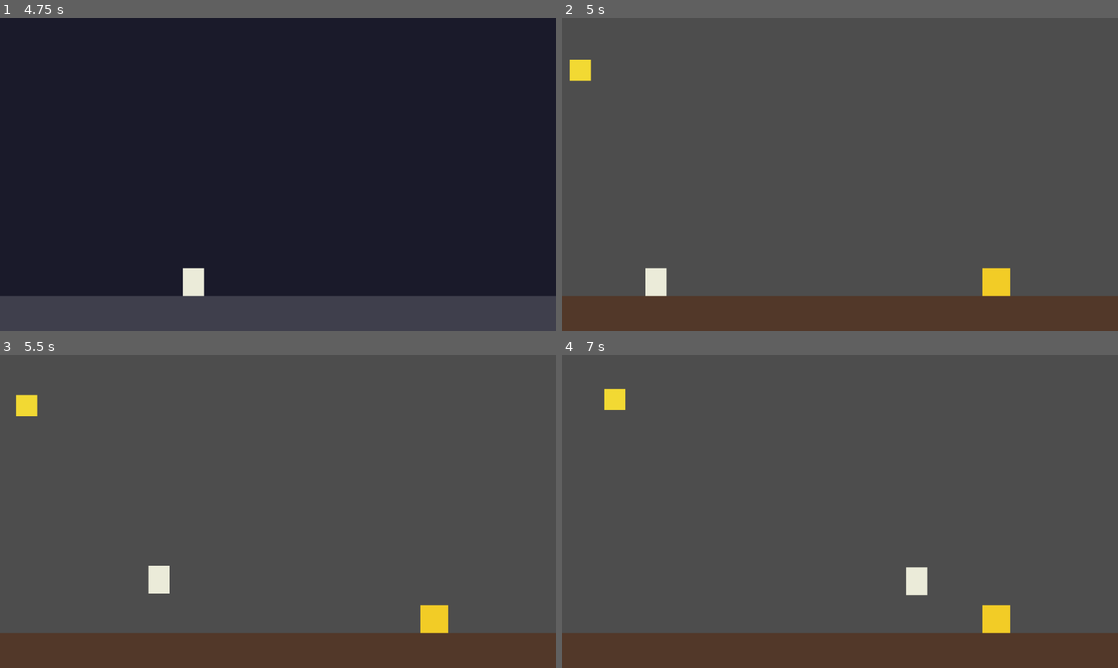
Above: before the commit, frames 1-4 (two rows, left to right).
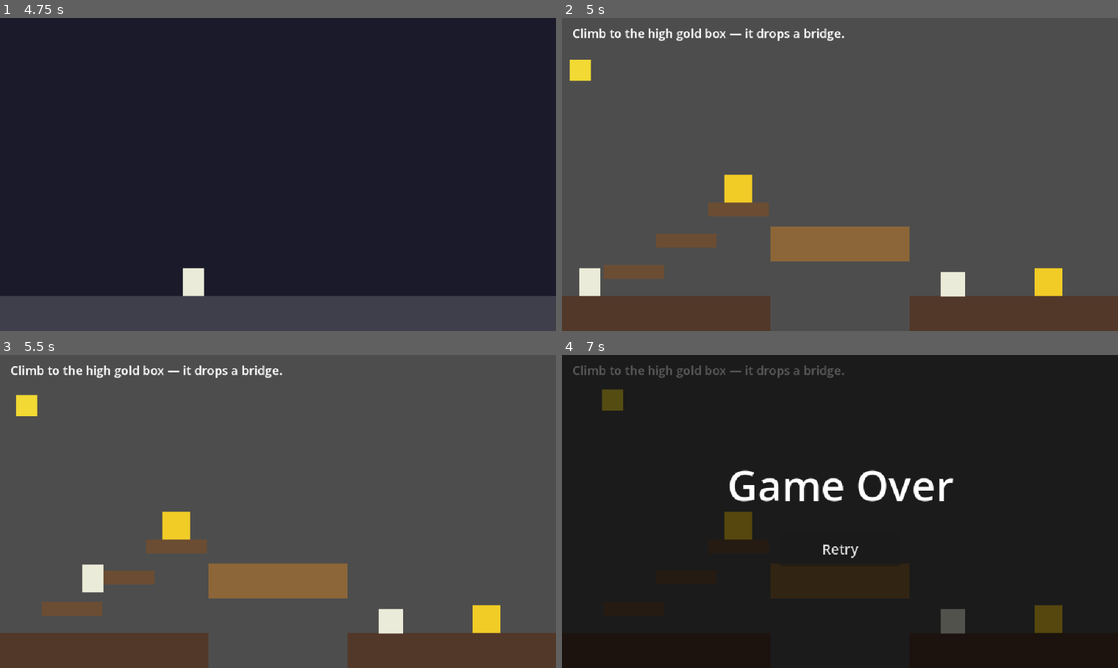
Above: after the commit, the same moments.

Repository: tucksravin/dont-lose-your-head
Game: Godot game, scene res://scenes/intro/intro.tscn
Two runs of this game, one before a commit and one after it. Both use one fixed random seed, a clock stepped at 60 frames per second and the inputs below.
Inputs:
- Up to frame 1 (4.75 s): hold D (move_right) 0.53-2.03 s; tap Space (jump) at 0.6, 0.77, 1.07, 1.52, 1.55, 1.82, 2.1, 3.02, 3.05, 3.32, 3.6, 3.77, 4.07, 4.52, 4.55 s; tap E (interact) at 1.35, 2.85, 4.35 s; hold A (move_left) 2.03-4.28 s; tap Escape (pause) at 4.15 s; hold D (move_right) from 4.28 s (still down)
- Up to frame 2 (5 s): keep holding D (move_right); tap Space (jump) at 4.82 s; tap R (restart) at 4.9 s
- Up to frame 3 (5.5 s): keep holding D (move_right); tap Space (jump) at 5.1 s
- Up to frame 4 (7 s): keep holding D (move_right); tap E (interact) at 5.85 s; tap Space (jump) at 6.02, 6.05, 6.32, 6.6, 6.77 s

Frame 1 is identical in both runs. In frame 2, 10% of the frame differs, in the area x 2-90%, y 3-100%; in frame 3, 10%; in frame 4, 99%, in the area x 0-100%, y 0-100%.

Commit message:
re organzied win condition architecture

Diff:
--- /dev/null
+++ b/scenes/days/day_01.tscn
@@ -0,0 +1,116 @@
+[gd_scene format=3 uid="uid://cqjnovg70kswj"]
+
+[ext_resource type="Script" path="res://scenes/days/day_01.gd" id="1_day"]
+[ext_resource type="PackedScene" uid="uid://ckkidbot3beas" path="res://scenes/body/body.tscn" id="2_body"]
+[ext_resource type="PackedScene" uid="uid://bl5agwe6qbg1n" path="res://scenes/gameplay/spatial_goal.tscn" id="3_goal"]
+[ext_resource type="PackedScene" path="res://scenes/head/head.tscn" id="4_head"]
+[ext_resource type="PackedScene" uid="uid://bhou4a7r04mw5" path="res://scenes/sun/sun.tscn" id="5_sun"]
+
+[sub_resource type="RectangleShape2D" id="RectangleShape2D_floor_left"]
+size = Vector2(240, 40)
+
+[sub_resource type="RectangleShape2D" id="RectangleShape2D_floor_right"]
+size = Vector2(240, 40)
+
+[sub_resource type="RectangleShape2D" id="RectangleShape2D_platform"]
+size = Vector2(80, 16)
+
+[sub_resource type="RectangleShape2D" id="RectangleShape2D_bridge"]
+size = Vector2(160, 40)
+
+[sub_resource type="RectangleShape2D" id="RectangleShape2D_pit"]
+size = Vector2(200, 80)
+
+[node name="Day01" type="Node2D" unique_id=1059043483]
+script = ExtResource("1_day")
+
+[node name="Camera" type="Camera2D" parent="." unique_id=754861994]
+position = Vector2(320, 180)
+
+[node name="FloorLeft" type="StaticBody2D" parent="." unique_id=1003451243]
+
+[node name="CollisionShape2D" type="CollisionShape2D" parent="FloorLeft" unique_id=948595441]
+position = Vector2(120, 340)
+shape = SubResource("RectangleShape2D_floor_left")
+
+[node name="Visual" type="ColorRect" parent="FloorLeft" unique_id=1712281468]
+offset_top = 320.0
+offset_right = 240.0
+offset_bottom = 360.0
+mouse_filter = 2
+color = Color(0.32, 0.22, 0.16, 1)
+
+[node name="FloorRight" type="StaticBody2D" parent="." unique_id=1598874110]
+
+[node name="CollisionShape2D" type="CollisionShape2D" parent="FloorRight" unique_id=480595562]
+position = Vector2(520, 340)
+shape = SubResource("RectangleShape2D_floor_right")
+
+[node name="Visual" type="ColorRect" parent="FloorRight" unique_id=435028451]
+offset_left = 400.0
+offset_top = 320.0
+offset_right = 640.0
+offset_bottom = 360.0
+mouse_filter = 2
+color = Color(0.32, 0.22, 0.16, 1)
+
+[node name="Platform" type="StaticBody2D" parent="." unique_id=1804545860]
+
+[node name="CollisionShape2D" type="CollisionShape2D" parent="Platform" unique_id=341828312]
+position = Vector2(140, 288)
+shape = SubResource("RectangleShape2D_platform")
+
+[node name="Visual" type="ColorRect" parent="Platform" unique_id=548209210]
+offset_left = 100.0
+offset_top = 280.0
+offset_right = 180.0
+offset_bottom = 296.0
+mouse_filter = 2
+color = Color(0.42, 0.3, 0.2, 1)
+
+[node name="Bridge" type="StaticBody2D" parent="." unique_id=1743873095]
+position = Vector2(0, -80)
+collision_layer = 0
+collision_mask = 0
+
+[node name="CollisionShape2D" type="CollisionShape2D" parent="Bridge" unique_id=1728858988]
+position = Vector2(320, 340)
+shape = SubResource("RectangleShape2D_bridge")
+
+[node name="Visual" type="ColorRect" parent="Bridge" unique_id=1426636142]
+offset_left = 240.0
+offset_top = 320.0
+offset_right = 400.0
+offset_bottom = 360.0
+mouse_filter = 2
+color = Color(0.55, 0.4, 0.22, 1)
+
+[node name="Pit" type="Area2D" parent="." unique_id=1720410198]
+
+[node name="CollisionShape2D" type="CollisionShape2D" parent="Pit" unique_id=1940786205]
+position = Vector2(320, 420)
+shape = SubResource("RectangleShape2D_pit")
+
+[node name="Body" parent="." unique_id=1492200231 instance=ExtResource("2_body")]
+position = Vector2(50, 320)
+
+[node name="Head" parent="." unique_id=822097510 instance=ExtResource("4_head")]
+position = Vector2(450, 306)
+
+[node name="HighGoal" parent="." unique_id=1997664096 instance=ExtResource("3_goal")]
+position = Vector2(140, 280)
+
+[node name="FarGoal" parent="." unique_id=1755043331 instance=ExtResource("3_goal")]
+position = Vector2(560, 320)
+
+[node name="Sun" parent="." unique_id=41010776 instance=ExtResource("5_sun")]
+
+[node name="HUD" type="CanvasLayer" parent="." unique_id=2113861514]
+
+[node name="Instruction" type="Label" parent="HUD" unique_id=580178822]
+offset_left = 12.0
+offset_top = 8.0
+offset_right = 628.0
+offset_bottom = 32.0
+theme_override_font_sizes/font_size = 14
+text = "Jump for the high gold box — it drops a bridge."
--- /dev/null
+++ b/scenes/days/platforming_day.gd
@@ -0,0 +1,59 @@
+extends DayManager
+## Platforming day — only the day-specific actions live here (DESIGN.md §2.1
+## "Day 1 (C2)"). Everything generic (release the head, advance, fail → game
+## over) is inherited from DayManager.
+##
+## body need = reach the high goal after three jumps → that drops the bridge.
+## mind need = reach the far goal (only reachable once the bridge is down).
+## When both are met, the base releases the head and advances.
+
+## The bridge that falls across the gap when the body need is met.
+@export var bridge_path: NodePath
+## Fall trigger under the gap.
+@export var pit_path: NodePath
+## The day's sun/timer. Connected by signal name (it has no class_name).
+@export var sun_path: NodePath
+## Seconds for the bridge to fall into place.
+@export var bridge_drop_duration: float = 0.4
+
+@onready var bridge: StaticBody2D = get_node_or_null(bridge_path)
+@onready var pit: Area2D = get_node_or_null(pit_path)
+@onready var sun: Node2D = get_node_or_null(sun_path)
+
+
+func _ready() -> void:
+	super()  # DayManager wires the WinConditionManager signals.
+	# Bridge starts in the air with collision off, or you could stand on nothing.
+	bridge.collision_layer = 0
+	bridge.collision_mask = 0
+	pit.body_entered.connect(_on_pit)
+	sun.connect("sunset", _on_sunset)
+
+
+## Per-need action (called down from the base via the manager). Only the body
+## need does anything here; the mind need just counts toward all_satisfied.
+func _on_condition_satisfied(key: String) -> void:
+	if key == "body":
+		_drop_bridge()
+
+
+func _drop_bridge() -> void:
+	var tween: Tween = create_tween()
+	tween.set_trans(Tween.TRANS_QUAD).set_ease(Tween.EASE_IN)
+	tween.tween_property(bridge, "position:y", 0.0, bridge_drop_duration)
+	tween.tween_callback(_enable_bridge)
+
+
+func _enable_bridge() -> void:
+	# Layer 1 is the default world layer the body stands on.
+	bridge.collision_layer = 1
+	bridge.collision_mask = 1
+
+
+func _on_pit(body: Node2D) -> void:
+	if body is CharacterBody2D:
+		fail("pit")
+
+
+func _on_sunset() -> void:
+	fail("sunset")
--- /dev/null
+++ b/scenes/days/platforming_day.tscn
@@ -0,0 +1,164 @@
+[gd_scene format=3]
+
+[ext_resource type="Script" path="res://scenes/days/platforming_day.gd" id="1_day"]
+[ext_resource type="PackedScene" uid="uid://ckkidbot3beas" path="res://scenes/body/body.tscn" id="2_body"]
+[ext_resource type="PackedScene" uid="uid://bl5agwe6qbg1n" path="res://scenes/gameplay/spatial_goal.tscn" id="3_goal"]
+[ext_resource type="PackedScene" path="res://scenes/head/head.tscn" id="4_head"]
+[ext_resource type="PackedScene" uid="uid://bhou4a7r04mw5" path="res://scenes/sun/sun.tscn" id="5_sun"]
+[ext_resource type="PackedScene" path="res://scenes/ui/game_over.tscn" id="6_game_over"]
+[ext_resource type="Script" path="res://scenes/gameplay/win_condition_manager.gd" id="7_wc_manager"]
+
+[sub_resource type="RectangleShape2D" id="RectangleShape2D_floor_left"]
+size = Vector2(240, 40)
+
+[sub_resource type="RectangleShape2D" id="RectangleShape2D_floor_right"]
+size = Vector2(240, 40)
+
+[sub_resource type="RectangleShape2D" id="RectangleShape2D_platform"]
+size = Vector2(70, 16)
+
+[sub_resource type="RectangleShape2D" id="RectangleShape2D_bridge"]
+size = Vector2(160, 40)
+
+[sub_resource type="RectangleShape2D" id="RectangleShape2D_pit"]
+size = Vector2(200, 80)
+
+[node name="PlatformingDay" type="Node2D"]
+
+[node name="WinConditionManager" type="Node" parent="."]
+script = ExtResource("7_wc_manager")
+
+[node name="DayManager" type="Node" parent="."]
+script = ExtResource("1_day")
+conditions_path = NodePath("../WinConditionManager")
+head_path = NodePath("../Head")
+game_over_path = NodePath("../GameOver")
+bridge_path = NodePath("../Bridge")
+pit_path = NodePath("../Pit")
+sun_path = NodePath("../Sun")
+
+[node name="Camera" type="Camera2D" parent="."]
+position = Vector2(320, 180)
+
+[node name="FloorLeft" type="StaticBody2D" parent="."]
+
+[node name="CollisionShape2D" type="CollisionShape2D" parent="FloorLeft"]
+position = Vector2(120, 340)
+shape = SubResource("RectangleShape2D_floor_left")
+
+[node name="Visual" type="ColorRect" parent="FloorLeft"]
+offset_right = 240.0
+offset_top = 320.0
+offset_bottom = 360.0
+mouse_filter = 2
+color = Color(0.32, 0.22, 0.16, 1)
+
+[node name="FloorRight" type="StaticBody2D" parent="."]
+
+[node name="CollisionShape2D" type="CollisionShape2D" parent="FloorRight"]
+position = Vector2(520, 340)
+shape = SubResource("RectangleShape2D_floor_right")
+
+[node name="Visual" type="ColorRect" parent="FloorRight"]
+offset_left = 400.0
+offset_top = 320.0
+offset_right = 640.0
+offset_bottom = 360.0
+mouse_filter = 2
+color = Color(0.32, 0.22, 0.16, 1)
+
+[node name="Platform1" type="StaticBody2D" parent="."]
+
+[node name="CollisionShape2D" type="CollisionShape2D" parent="Platform1"]
+position = Vector2(83, 292)
+shape = SubResource("RectangleShape2D_platform")
+one_way_collision = true
+
+[node name="Visual" type="ColorRect" parent="Platform1"]
+offset_left = 48.0
+offset_top = 284.0
+offset_right = 118.0
+offset_bottom = 300.0
+mouse_filter = 2
+color = Color(0.42, 0.3, 0.2, 1)
+
+[node name="Platform2" type="StaticBody2D" parent="."]
+
+[node name="CollisionShape2D" type="CollisionShape2D" parent="Platform2"]
+position = Vector2(143, 256)
+shape = SubResource("RectangleShape2D_platform")
+one_way_collision = true
+
+[node name="Visual" type="ColorRect" parent="Platform2"]
+offset_left = 108.0
+offset_top = 248.0
+offset_right = 178.0
+offset_bottom = 264.0
+mouse_filter = 2
+color = Color(0.42, 0.3, 0.2, 1)
+
+[node name="Platform3" type="StaticBody2D" parent="."]
+
+[node name="CollisionShape2D" type="CollisionShape2D" parent="Platform3"]
+position = Vector2(203, 220)
+shape = SubResource("RectangleShape2D_platform")
+one_way_collision = true
+
+[node name="Visual" type="ColorRect" parent="Platform3"]
+offset_left = 168.0
+offset_top = 212.0
+offset_right = 238.0
+offset_bottom = 228.0
+mouse_filter = 2
+color = Color(0.42, 0.3, 0.2, 1)
+
+[node name="Bridge" type="StaticBody2D" parent="."]
+position = Vector2(0, -80)
+collision_layer = 0
+collision_mask = 0
+
+[node name="CollisionShape2D" type="CollisionShape2D" parent="Bridge"]
+position = Vector2(320, 340)
+shape = SubResource("RectangleShape2D_bridge")
+
+[node name="Visual" type="ColorRect" parent="Bridge"]
+offset_left = 240.0
+offset_top = 320.0
+offset_right = 400.0
+offset_bottom = 360.0
+mouse_filter = 2
+color = Color(0.55, 0.4, 0.22, 1)
+
+[node name="Pit" type="Area2D" parent="."]
+
+[node name="CollisionShape2D" type="CollisionShape2D" parent="Pit"]
+position = Vector2(320, 420)
+shape = SubResource("RectangleShape2D_pit")
+
+[node name="Body" parent="." instance=ExtResource("2_body")]
+position = Vector2(24, 320)
+
+[node name="Head" parent="." instance=ExtResource("4_head")]
+position = Vector2(450, 306)
+
+[node name="HighGoal" parent="." instance=ExtResource("3_goal")]
+position = Vector2(203, 212)
+key = "body"
+
+[node name="FarGoal" parent="." instance=ExtResource("3_goal")]
+position = Vector2(560, 320)
+key = "mind"
+
+[node name="Sun" parent="." instance=ExtResource("5_sun")]
+
+[node name="HUD" type="CanvasLayer" parent="."]
+
+[node name="Instruction" type="Label" parent="HUD"]
+offset_left = 12.0
+offset_top = 8.0
+offset_right = 628.0
+offset_bottom = 32.0
+theme_override_font_sizes/font_size = 14
+text = "Climb to the high gold box — it drops a bridge."
+
+[node name="GameOver" parent="." instance=ExtResource("6_game_over")]
--- /dev/null
+++ b/scenes/gameplay/day_manager.gd
@@ -0,0 +1,79 @@
+class_name DayManager
+extends Node
+## Generic day controller — the "call down" half of the architecture.
+##
+## Wiring:  WinCondition --satisfied--> WinConditionManager --condition_satisfied
+##          / all_satisfied--> DayManager --calls--> head / game_over / scene flow.
+##
+## This base owns the parts every day shares: when all needs are met, release the
+## head and, once it has left, advance to the next scene; on a fail, show the
+## game-over overlay. Per-day scripts EXTEND this and override
+## _on_condition_satisfied() (and optionally _on_all_satisfied()) to add the
+## day's own actions — e.g. dropping a bridge. Attach the subclass to the
+## "DayManager" node in the day scene.
+
+## The head has started leaving (all needs met).
+signal day_won
+## A fail trigger fired (pit, sunset, …).
+signal day_failed(reason: String)
+
+## Scene to load once the head is gone. Empty = stay put (lets a future Game
+## day-list own flow instead).
+@export_file("*.tscn") var next_scene: String = "res://scenes/reunion/reunion.tscn"
+## The day's WinConditionManager. Assign in the scene.
+@export var conditions_path: NodePath
+## The day's head. Released when every need is met.
+@export var head_path: NodePath
+## Optional game-over overlay, shown on fail().
+@export var game_over_path: NodePath
+
+# Resolved from the paths above. get_node keeps the reference explicit and local
+# rather than reaching across the tree at call time.
+@onready var conditions: WinConditionManager = get_node_or_null(conditions_path)
+@onready var head: Head = get_node_or_null(head_path)
+@onready var game_over: CanvasLayer = get_node_or_null(game_over_path)
+
+var _ending: bool = false
+
+
+func _ready() -> void:
+	if conditions != null:
+		conditions.condition_satisfied.connect(_on_condition_satisfied)
+		conditions.all_satisfied.connect(_on_all_satisfied)
+	else:
+		push_warning("DayManager has no WinConditionManager assigned.")
+
+
+## Override per day: react to a single need being met (drop a bridge, open a
+## door, …). Base does nothing. `key` is "body" or "mind".
+func _on_condition_satisfied(_key: String) -> void:
+	pass
+
+
+## All needs met. Default: send the head off and advance when it has left. Days
+## rarely need to override this — override _on_condition_satisfied() instead.
+func _on_all_satisfied() -> void:
+	if _ending:
+		return
+	_ending = true
+	day_won.emit()
+	if head != null:
+		head.left_scene.connect(_advance, CONNECT_ONE_SHOT)
+		head.release()
+	else:
+		_advance()
+
+
+func _advance() -> void:
+	if not next_scene.is_empty():
+		Game.change_scene(next_scene)
+
+
+## Call this from a fail trigger (pit fall, sunset). Shows the game-over overlay
+## if one is assigned. No-op once the day has already been won.
+func fail(reason: String = "") -> void:
+	if _ending:
+		return
+	day_failed.emit(reason)
+	if game_over != null:
+		game_over.show_over()
--- a/scenes/gameplay/spatial_goal.gd
+++ b/scenes/gameplay/spatial_goal.gd
@@ -1,15 +1,26 @@
 extends Area2D
-## SpatialGoal — the day's destination marker.
-## When the body reaches it, load next_scene via the Game autoload.
-## Set next_scene in the Inspector (or as a property override in the day's .tscn).
+## SpatialGoal — a place the body reaches to meet one of the day's needs.
+##
+## A dumb sensor: on body overlap it calls satisfy() on its child WinCondition,
+## which signals UP to the WinConditionManager. It no longer changes scenes or
+## knows anything about the head — that logic moved to the DayManager.
+##
+## Area2D because we only want overlap detection; the goal shouldn't collide
+## with or push anything.
 
-@export var next_scene: String = ""
+## Which need reaching this goal meets. Set per instance in the day scene; it's
+## forwarded to the child WinCondition so authors set it in one place.
+@export_enum("body", "mind") var key: String = "body"
+
+@onready var condition: WinCondition = $WinCondition
 
 
 func _ready() -> void:
+	condition.key = key
 	body_entered.connect(_on_body_entered)
 
 
 func _on_body_entered(body: Node2D) -> void:
-	if body is CharacterBody2D and not next_scene.is_empty():
-		Game.change_scene(next_scene)
+	# The body is the only CharacterBody2D in a day; the head is a RigidBody2D.
+	if body is CharacterBody2D:
+		condition.satisfy()
--- a/scenes/gameplay/spatial_goal.tscn
+++ b/scenes/gameplay/spatial_goal.tscn
@@ -1,6 +1,7 @@
 [gd_scene format=3 uid="uid://bl5agwe6qbg1n"]
 
 [ext_resource type="Script" path="res://scenes/gameplay/spatial_goal.gd" id="1_spatial_goal_script"]
+[ext_resource type="Script" path="res://scenes/gameplay/win_condition.gd" id="2_win_condition_script"]
 
 [sub_resource type="RectangleShape2D" id="RectangleShape2D_goal"]
 size = Vector2(32, 32)
@@ -18,3 +19,6 @@
 offset_right = 16.0
 mouse_filter = 2
 color = Color(0.95, 0.8, 0.15, 1)
+
+[node name="WinCondition" type="Node" parent="."]
+script = ExtResource("2_win_condition_script")
--- /dev/null
+++ b/scenes/gameplay/win_condition.gd
@@ -0,0 +1,31 @@
+class_name WinCondition
+extends Node
+## One named need in a day (DESIGN.md §2.2 "Win conditions").
+##
+## A pure flag with no logic of its own. Some sensor in the scene (a SpatialGoal,
+## a timer, whatever the day uses) calls satisfy(); this emits `satisfied` UP to
+## the WinConditionManager. It never touches the head or scene flow — that is the
+## DayManager's job. This is the "signal up, call down" leaf.
+
+## Emitted once, the first time this need is met. Carries the key so the manager
+## and day can tell body/mind apart without holding a reference to this node.
+signal satisfied(key: String)
+
+## Which need this is. Matched against the day's expectations on the HUD (T7).
+@export_enum("body", "mind") var key: String = "body"
+
+var is_satisfied: bool = false
+
+
+## Mark this need met. Idempotent: a body wandering in and out of a goal can't
+## re-fire it, so the day-won check stays correct.
+func satisfy() -> void:
+	if is_satisfied:
+		return
+	is_satisfied = true
+	satisfied.emit(key)
+
+
+## For restart-in-place (e.g. a fail that doesn't reload the scene).
+func reset() -> void:
+	is_satisfied = false
--- /dev/null
+++ b/scenes/gameplay/win_condition_manager.gd
@@ -0,0 +1,64 @@
+class_name WinConditionManager
+extends Node
+## Collects a day's WinConditions and reports upward (the mediator).
+##
+## Auto-discovers every WinCondition under `search_root` (or the scene root) at
+## _ready, and also exposes register() so a day can add one that spawns partway
+## through the run. Signal up: `condition_satisfied(key)` as each need is met,
+## and `all_satisfied` once every registered condition is satisfied.
+##
+## It knows nothing about the head, the bridge, or scene flow — the DayManager
+## listens to these and decides what to do (call down).
+
+## A single need was just met. The DayManager uses this for per-need actions.
+signal condition_satisfied(key: String)
+## Every registered need is met. The DayManager uses this to end the day.
+signal all_satisfied
+
+## Where to scan for WinConditions. Left empty, it uses the scene root (`owner`),
+## so a condition can sit anywhere in the day — next to whatever trips it.
+@export var search_root: Node
+
+var _conditions: Array[WinCondition] = []
+var _satisfied: Array[WinCondition] = []
+var _completed: bool = false
+
+
+func _ready() -> void:
+	var root: Node = search_root
+	if root == null:
+		root = owner if owner != null else self
+	for condition in root.find_children("*", "WinCondition", true, false):
+		register(condition)
+	if _conditions.is_empty():
+		push_warning("WinConditionManager: no WinConditions found under %s" % root.name)
+
+
+## Track a WinCondition. Called once per auto-discovered condition, and can be
+## called by a day that spawns a new goal mid-run. Safe to call twice on the
+## same node. A condition that's already satisfied when registered counts at once.
+func register(condition: WinCondition) -> void:
+	if _conditions.has(condition):
+		return
+	_conditions.append(condition)
+	# bind() appends the node, so the handler gets (key, condition) and can tell
+	# which one fired without WinCondition needing to know about this manager.
+	condition.satisfied.connect(_on_satisfied.bind(condition))
+	if condition.is_satisfied:
+		_on_satisfied(condition.key, condition)
+
+
+func _on_satisfied(key: String, condition: WinCondition) -> void:
+	if _satisfied.has(condition):
+		return
+	_satisfied.append(condition)
+	condition_satisfied.emit(key)
+	_check_all()
+
+
+func _check_all() -> void:
+	if _completed or _conditions.is_empty():
+		return
+	if _satisfied.size() >= _conditions.size():
+		_completed = true
+		all_satisfied.emit()
--- a/scenes/head/head.gd
+++ b/scenes/head/head.gd
@@ -1,3 +1,4 @@
+class_name Head
 extends RigidBody2D
 ## The head — scripted, not simulated (DESIGN.md §2.1).
 ##
--- a/scenes/intro/intro.gd
+++ b/scenes/intro/intro.gd
@@ -25,9 +25,9 @@
 @export var exit_margin: float = 120.0
 ## Seconds to wait after EXIT starts before changing scene.
 @export var exit_delay: float = 1.2
-## Scene to load after the intro. body.tscn drives the player in CHASE;
-## once wired, swap to the real day 1 path.
-@export var next_scene: String = "res://scenes/days/day_template.tscn"
+## Scene to load after the intro. Shown in the Inspector on IntroScene —
+## change it there (or here) without touching Game.gd.
+@export var next_scene: String = "res://scenes/days/platforming_day.tscn"
 
 @onready var head_blob: CharacterBody2D = $HeadBlob
 ## Instanced body.tscn — body.gd drives player input in CHASE phase.
--- /dev/null
+++ b/scenes/ui/game_over.gd
@@ -0,0 +1,29 @@
+extends CanvasLayer
+## Reusable game-over overlay. Instance it in a day scene and call show_over()
+## on a lose condition; Retry reloads the current scene.
+##
+## CanvasLayer (not a Control) so it always draws on top regardless of the
+## day's z-ordering — same pattern as reunion's fade overlay. The whole layer
+## runs with process_mode = Always (set in the .tscn) so the Retry button still
+## responds while the rest of the tree is paused.
+
+@onready var retry_button: Button = $Center/VBox/Retry
+
+
+func _ready() -> void:
+	visible = false
+	retry_button.pressed.connect(_on_retry)
+
+
+## Freeze the scene and show the overlay. Idempotent.
+func show_over() -> void:
+	if visible:
+		return
+	visible = true
+	get_tree().paused = true
+
+
+func _on_retry() -> void:
+	# Unpause before reloading, or the fresh scene starts frozen.
+	get_tree().paused = false
+	get_tree().reload_current_scene()
--- /dev/null
+++ b/scenes/ui/game_over.tscn
@@ -0,0 +1,30 @@
+[gd_scene load_steps=2 format=3]
+
+[ext_resource type="Script" path="res://scenes/ui/game_over.gd" id="1_game_over"]
+
+[node name="GameOver" type="CanvasLayer"]
+process_mode = 3
+layer = 20
+script = ExtResource("1_game_over")
+
+[node name="Dim" type="ColorRect" parent="."]
+anchor_right = 1.0
+anchor_bottom = 1.0
+color = Color(0, 0, 0, 0.65)
+
+[node name="Center" type="CenterContainer" parent="."]
+anchor_right = 1.0
+anchor_bottom = 1.0
+
+[node name="VBox" type="VBoxContainer" parent="Center"]
+theme_override_constants/separation = 20
+
+[node name="Title" type="Label" parent="Center/VBox"]
+text = "Game Over"
+horizontal_alignment = 1
+theme_override_font_sizes/font_size = 48
+
+[node name="Retry" type="Button" parent="Center/VBox"]
+custom_minimum_size = Vector2(140, 40)
+size_flags_horizontal = 4
+text = "Retry"
Not shown, added: scenes/days/platforming_day.gd.uid
Not shown, added: scenes/gameplay/day_manager.gd.uid
Not shown, added: scenes/gameplay/win_condition.gd.uid
Not shown, added: scenes/gameplay/win_condition_manager.gd.uid
Not shown, added: scenes/ui/game_over.gd.uid
Not shown, changed: docs/DESIGN.md
Not shown, changed: docs/TASKS.md
Not shown, changed: docs/days/brainstorm.md
Not shown, changed: journals/smahr.md
